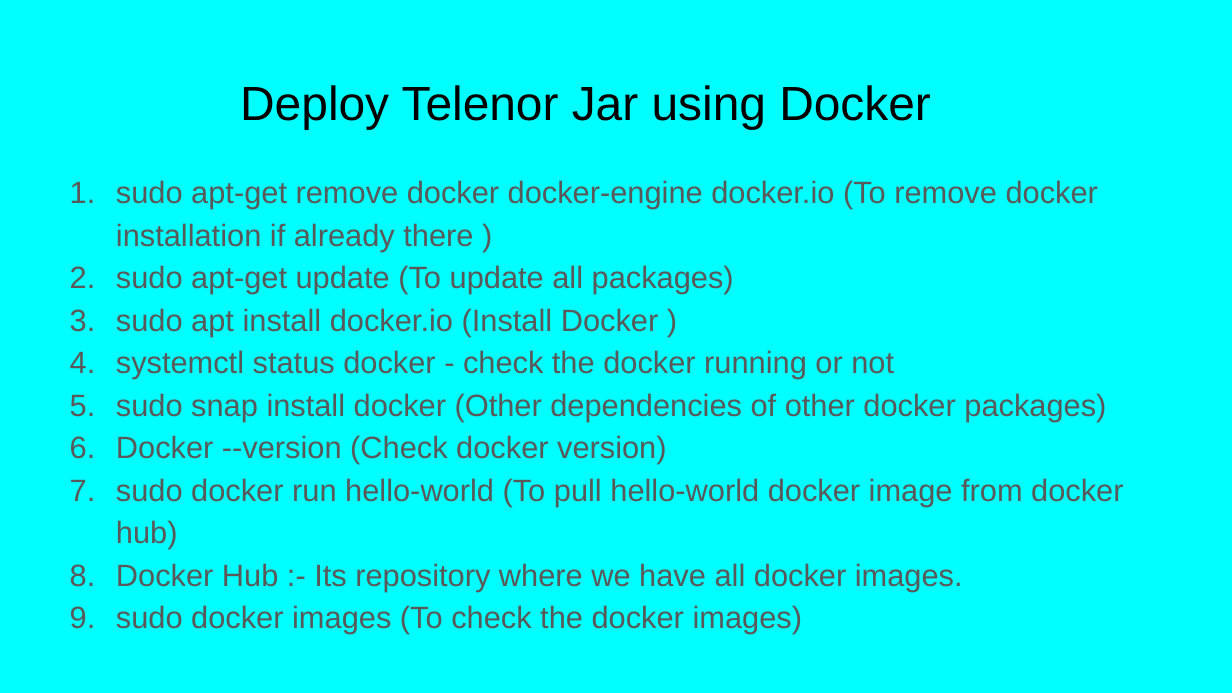
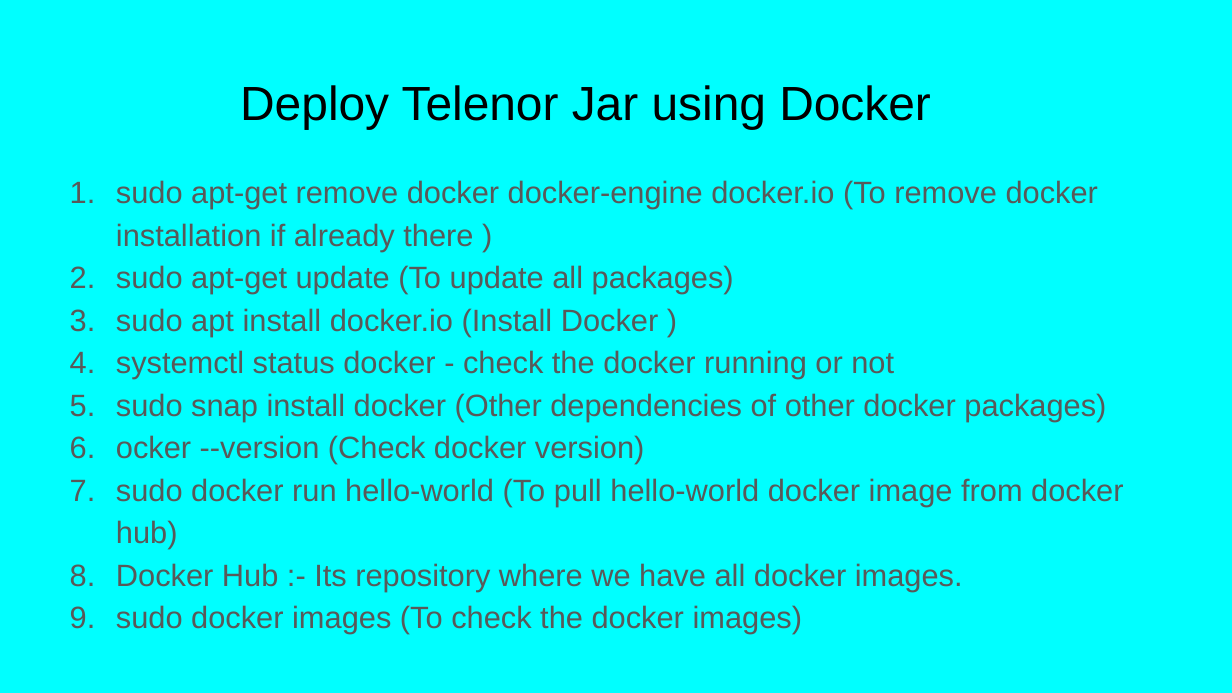
Before and after one commit to Balaji504/DevOpsProject, a slide deck: slide 3 of docs/_Deploy Telenor Jar Into Docker In Ubuntu Server.pptx. Drawn at 1232x693 pixels with LibreOffice and Linux fonts; fonts in the diff are those of the drawing. Boxes give left, top, right and bottom in pixels: in the first picture for what was removed or moved away, otherwise in the second. Text is boxed around its words. In the diff, an @@ line names an element or a change of style, - is before the commit and + after.

Commit message:
Updated PPT
Updated PPT

```diff
--- a/docs/_Deploy Telenor Jar Into Docker In Ubuntu Server.pptx
+++ b/docs/_Deploy Telenor Jar Into Docker In Ubuntu Server.pptx
@@ text at [116,435,644,464]: text changed @@
-6. Docker --version (Check docker version)
+6. ocker --version (Check docker version)
```
